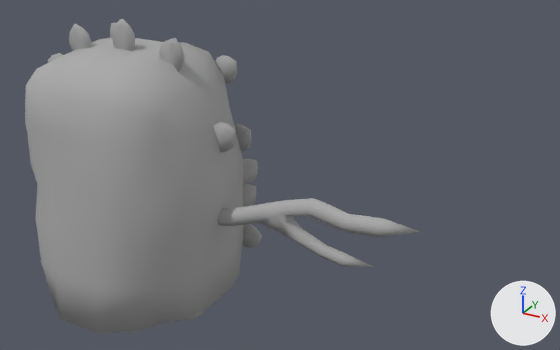
Before and after pictures for a commit that changed the FBX model Run4YourLife/Assets/Art/Props/Interactuables/R4YL_PROP_karate_plant.FBX.
The view is the same before and after, from a camera (50 mm lens) standing at (3.13, -3.71, 2.89) and looking at (1.05, 0.08, 0.99). Every picture has the same lights, and +X, +Y and +Z are marked at lower right. Where no turn or scale is listed for an object, it has been applied to the vertices.

In view in the first picture: 'R4YL_PROP_karate_plant', 'R4YL_PROP_karate_stick'.
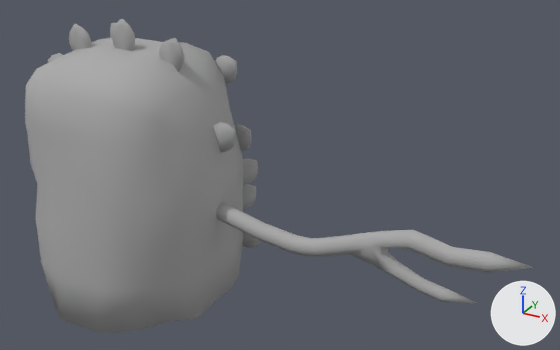
The change, as a diff of the scene's bpy script:
```diff
--- a/Run4YourLife/Assets/Art/Props/Interactuables/R4YL_PROP_karate_plant.FBX.py
+++ b/Run4YourLife/Assets/Art/Props/Interactuables/R4YL_PROP_karate_plant.FBX.py
@@ ob_r4yl_prop_karate_stick @@
 ob_r4yl_prop_karate_stick = bpy.data.objects.new('R4YL_PROP_karate_stick', me_mesh_001)
-ob_r4yl_prop_karate_stick.location = (-0.021, 0.0, 0.733)
+ob_r4yl_prop_karate_stick.location = (0.604, -0.033, 0.699)
```

Boxes (x1, y1, x2, y2) around the edits, measured in the pictures (560 x 350 px):
'R4YL_PROP_karate_stick', moved: before (217, 198, 420, 267); after (216, 202, 534, 303)
